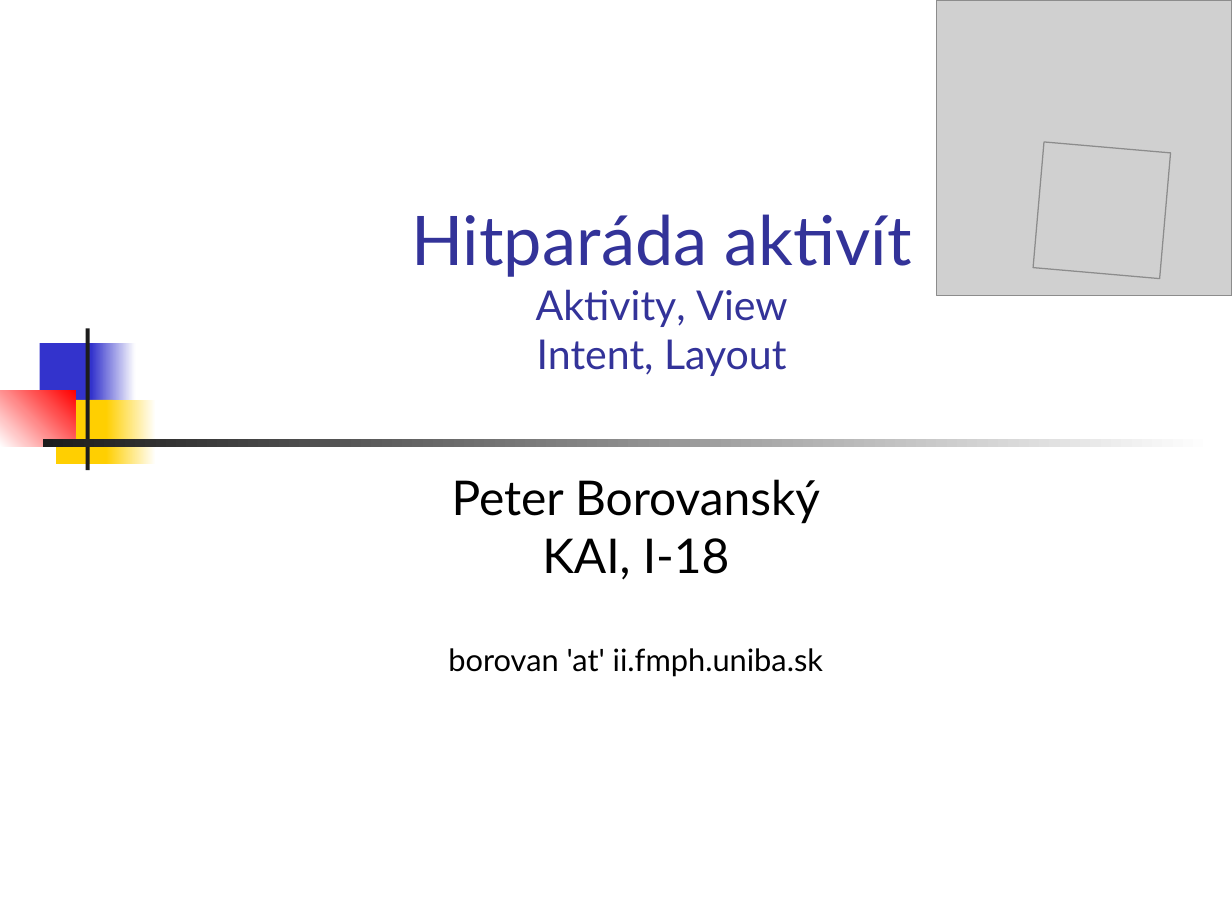
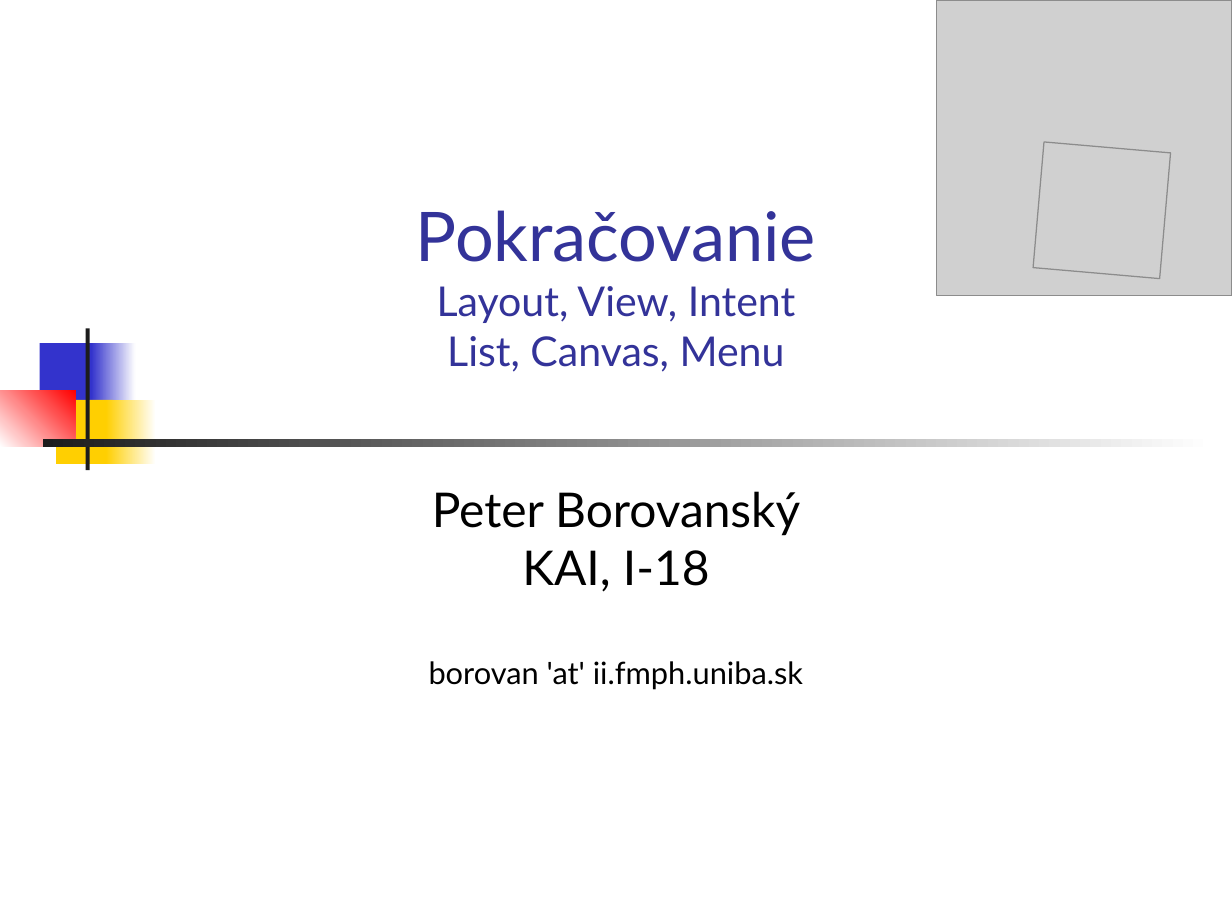
Before and after one commit to vmandro/Prednasky, a slide deck: slide 1 of 04/04_Android.ppt. Drawn at 1232x924 pixels with LibreOffice and Linux fonts; fonts in the diff are those of the drawing; grey boxes stand for pictures. Boxes give left, top, right and bottom in pixels: in the first picture for what was removed or moved away, otherwise in the second. Text is boxed around its words. In the diff, an @@ line names an element or a change of style, - is before the commit and + after.

```diff
--- a/04/04_Android.ppt
+++ b/04/04_Android.ppt
@@ title at (416, 210, 816, 372): text changed @@
-Hitparáda aktivít
-Aktivity, View
-Intent, Layout
+Pokračovanie
+Layout, View, Intent
+List, Canvas, Menu
@@ subtitle "Peter Borovanský": place and size @@
-subtitle "Peter Borovanský" at (448, 479, 823, 677)
+subtitle "Peter Borovanský" at (429, 491, 803, 690)
```
Also in this commit, not shown: 30 slides added, 32 slides removed, 7 other files.
